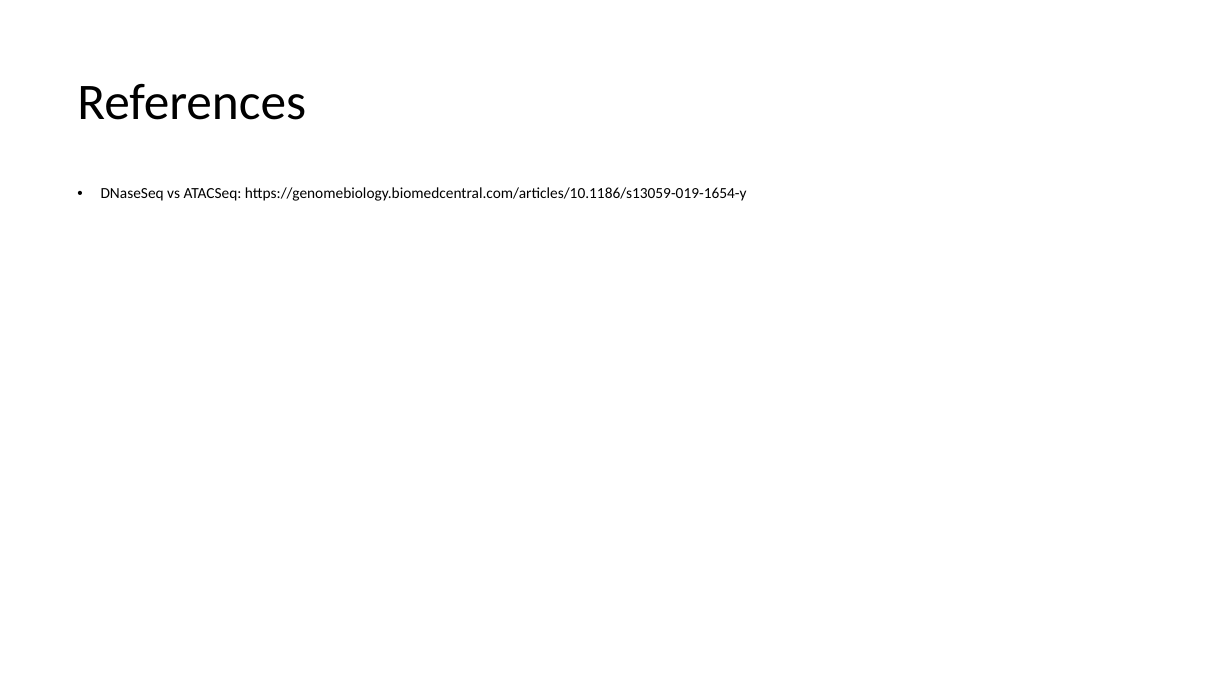
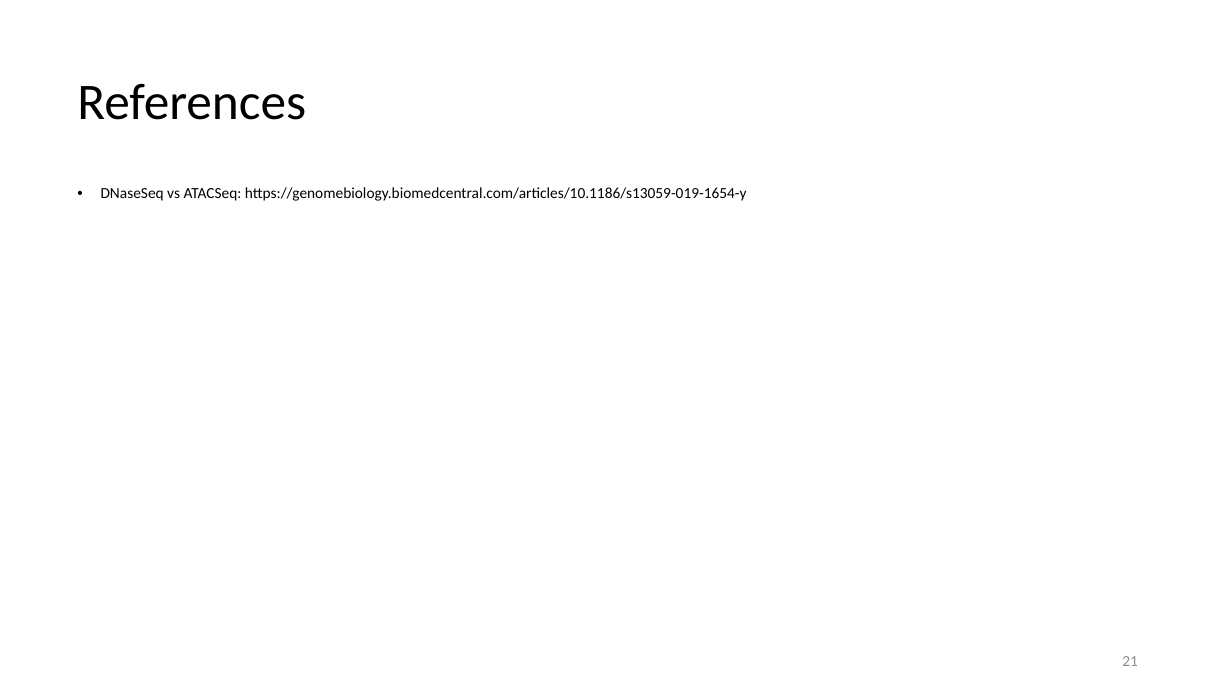
Before and after one commit to deeprob/JournalClub, a slide deck: slide 21 of Sep21/DeepGRN_092121.pptx. Drawn at 1232x693 pixels with LibreOffice and Linux fonts; fonts in the diff are those of the drawing. Boxes give left, top, right and bottom in pixels: in the first picture for what was removed or moved away, otherwise in the second. Text is boxed around its words. In the diff, an @@ line names an element or a change of style, - is before the commit and + after.

```diff
--- a/Sep21/DeepGRN_092121.pptx
+++ b/Sep21/DeepGRN_092121.pptx
@@ page number added at (x1=1122, y1=656, x2=1138, y2=666), 12 pt, text #8C8C8C @@
+21
```
Also in this commit, not shown: 17 other slides changed, 3 slides added, 3 slides removed, 2 other files.
